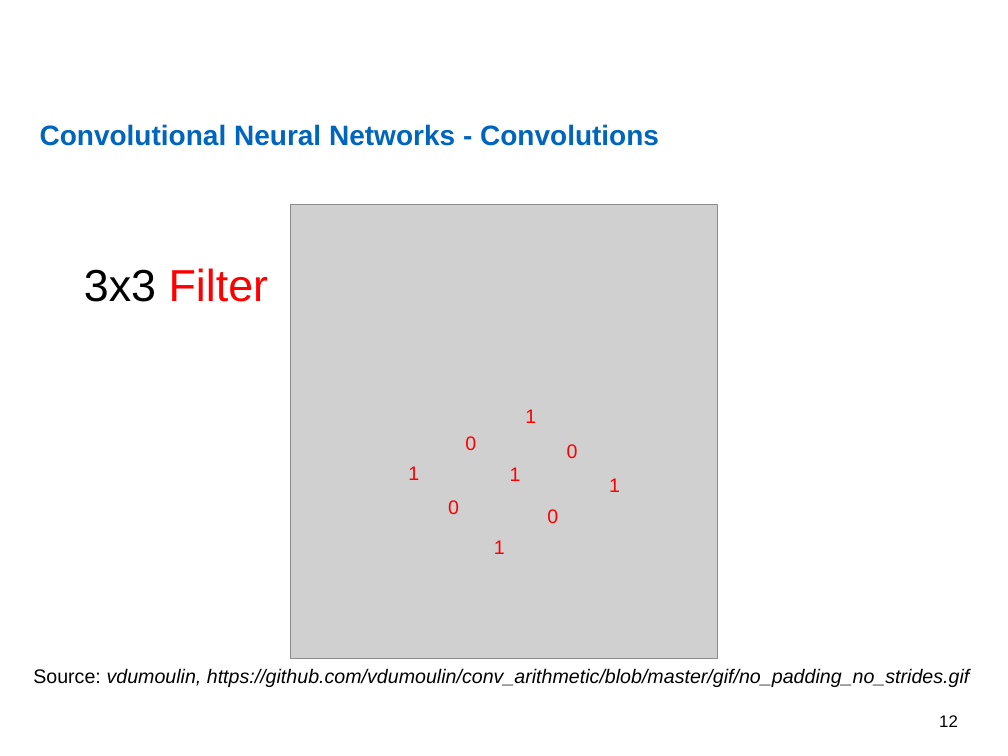
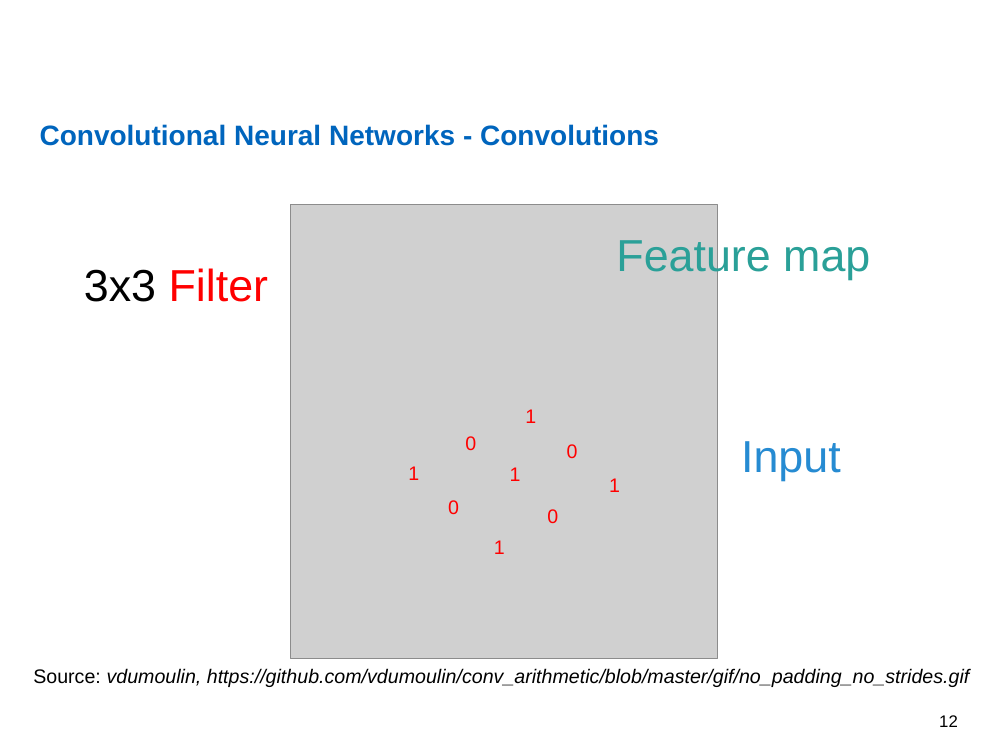
Before and after one commit to nimarb/deep-learning-sca-paper, a slide deck: slide 12 of deep-learning-sca-paper-presentation.pptx. Drawn at 1008x756 pixels with LibreOffice and Linux fonts; fonts in the diff are those of the drawing; grey boxes stand for pictures; background and template pictures are left out. Boxes give left, top, right and bottom in pixels: in the first picture for what was removed or moved away, otherwise in the second. Text is boxed around its words. In the diff, an @@ line names an element or a change of style, - is before the commit and + after.

```diff
--- a/deep-learning-sca-paper-presentation.pptx
+++ b/deep-learning-sca-paper-presentation.pptx
@@ text added at (616,236,870,280), 32 pt, text #2AA098 @@
+Feature map
@@ text added at (741,441,841,481), 32 pt, text #268BD2 @@
+Input
```
Also in this commit, not shown: 4 other slides changed, 1 slide added.
